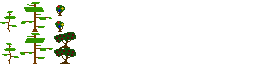
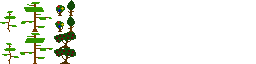
Revision of a layered (256, 64) image; what changed, layer by layer:
added group "ConeBush" with 6 layers over [67, 0, 75, 32]
added group "ConeBush[F1]" with 2 layers in group "ConeBush" over [67, 0, 75, 16]
added layer "foliage #4" in group "ConeBush[F1]" over [67, 0, 75, 10]
added layer "trunk #6" in group "ConeBush[F1]" over [68, 10, 74, 16]
added group "ConeBush[F2]" with 2 layers in group "ConeBush" over [67, 16, 75, 32]
added layer "foliage #5" in group "ConeBush[F2]" over [67, 16, 75, 26]
added layer "trunk #7" in group "ConeBush[F2]" over [68, 26, 74, 32]
